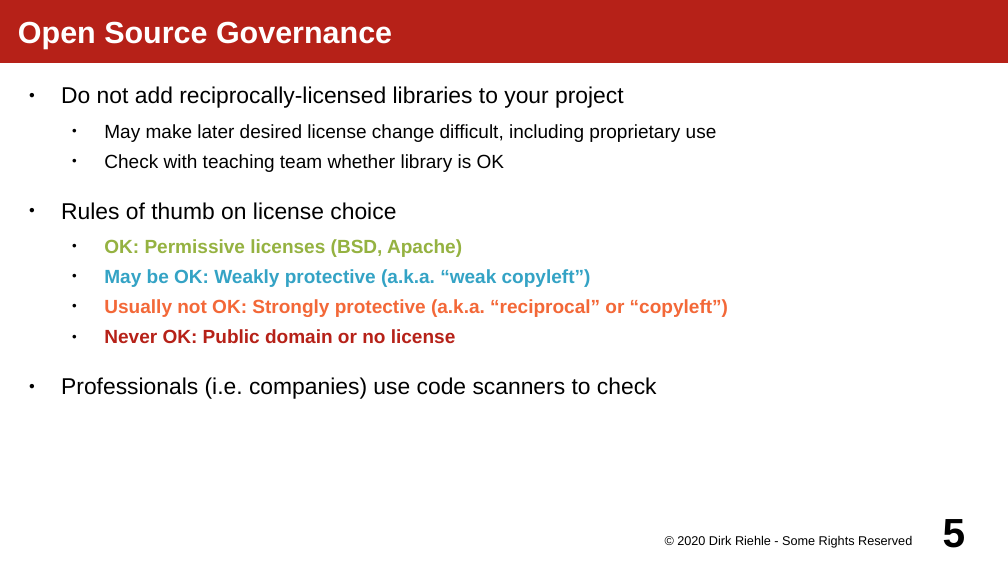
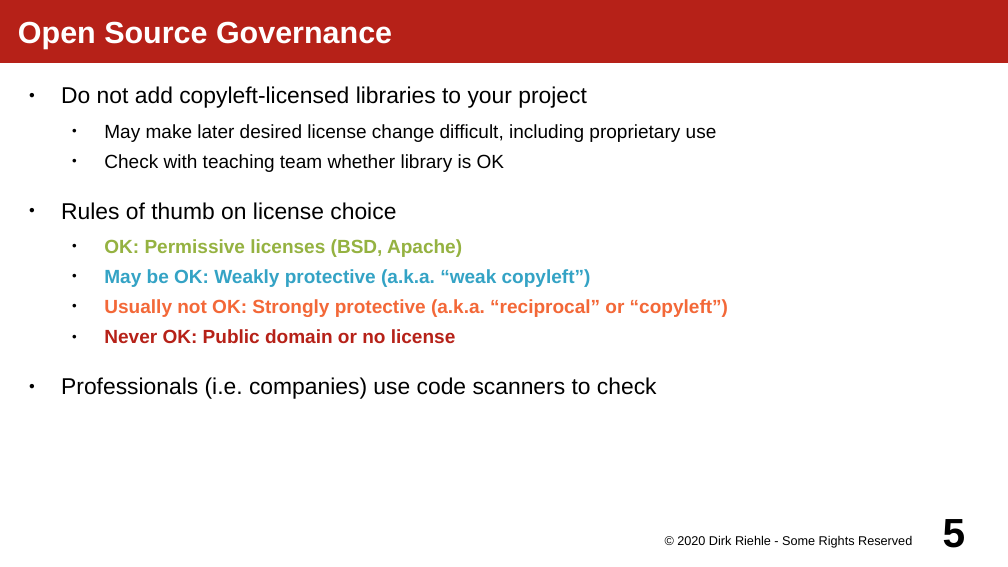
Before and after one commit to dirkriehle/amos-course, a slide deck: slide 5 of Lecture slides/AMOS A03 - Course Projects.odp. Drawn at 1008x567 pixels with LibreOffice and Linux fonts; fonts in the diff are those of the drawing. Boxes give left, top, right and bottom in pixels: in the first picture for what was removed or moved away, otherwise in the second. Text is boxed around its words. In the diff, an @@ line names an element or a change of style, - is before the commit and + after.

```diff
--- a/Lecture slides/AMOS A03 - Course Projects.odp
+++ b/Lecture slides/AMOS A03 - Course Projects.odp
@@ text at (61, 86, 587, 108): text changed @@
-● Do not add reciprocally-licensed libraries to your project
+● Do not add copyleft-licensed libraries to your project
```
Also in this commit, not shown: 3 other files.
